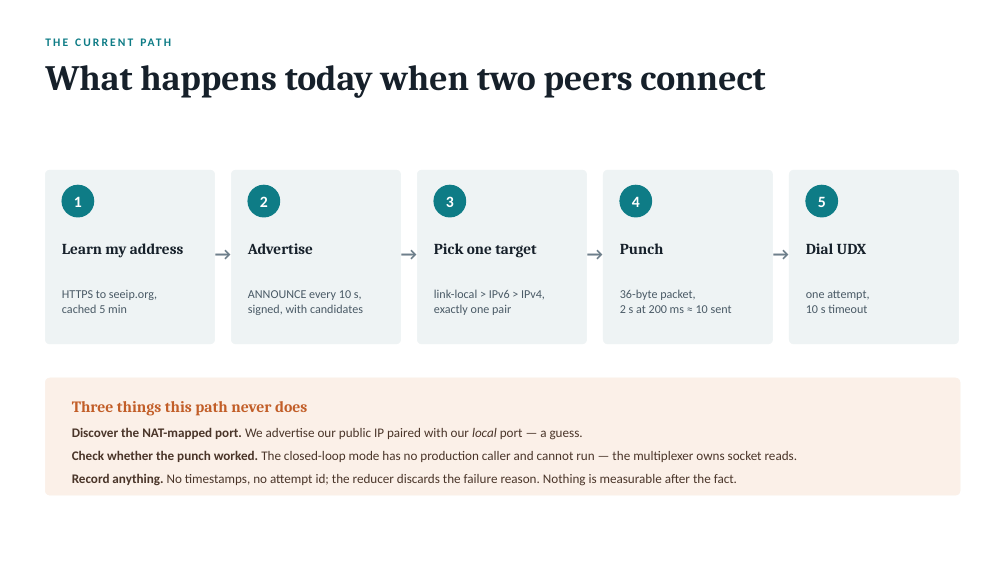
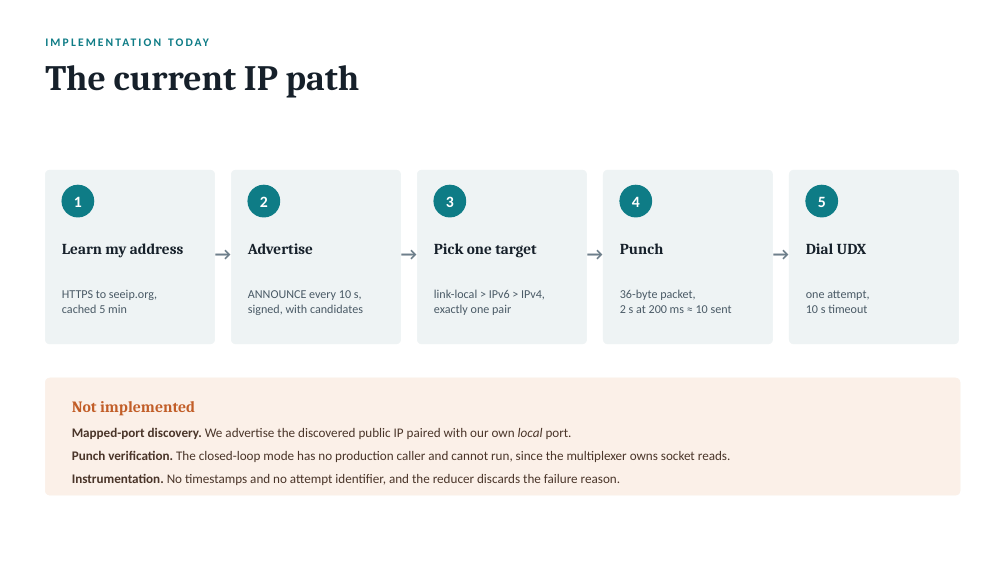
Before and after one commit to danbachar/grassroots-networking, a slide deck: slide 3 of docs/student-projects/grassroots-nat-project.pptx. Drawn at 1008x567 pixels with LibreOffice and Linux fonts; fonts in the diff are those of the drawing. Boxes give left, top, right and bottom in pixels: in the first picture for what was removed or moved away, otherwise in the second. Text is boxed around its words. In the diff, an @@ line names an element or a change of style, - is before the commit and + after.

```diff
--- a/docs/student-projects/grassroots-nat-project.pptx
+++ b/docs/student-projects/grassroots-nat-project.pptx
@@ text at [45, 32, 960, 53]: text changed @@
-THE CURRENT PATH
+IMPLEMENTATION TODAY
@@ text at [45, 65, 360, 98]: text changed @@
-What happens today when two peers connect
+The current IP path
@@ text at [72, 401, 195, 416]: text changed @@
-Three things this path never does
+Not implemented
@@ text at [72, 427, 572, 439]: text changed @@
-Discover the NAT-mapped port. We advertise our public IP paired with our local port — a guess.
+Mapped-port discovery. We advertise the discovered public IP paired with our own local port.
@@ text at [72, 451, 731, 462]: text changed @@
-Check whether the punch worked. The closed-loop mode has no production caller and cannot run — the multiplexer owns socket reads.
+Punch verification. The closed-loop mode has no production caller and cannot run, since the multiplexer owns socket reads.
@@ text at [72, 474, 620, 485]: text changed @@
-Record anything. No timestamps, no attempt id; the reducer discards the failure reason. Nothing is measurable after the fact.
+Instrumentation. No timestamps and no attempt identifier, and the reducer discards the failure reason.
```
Also in this commit, not shown: 10 other slides changed, 3 other files.
